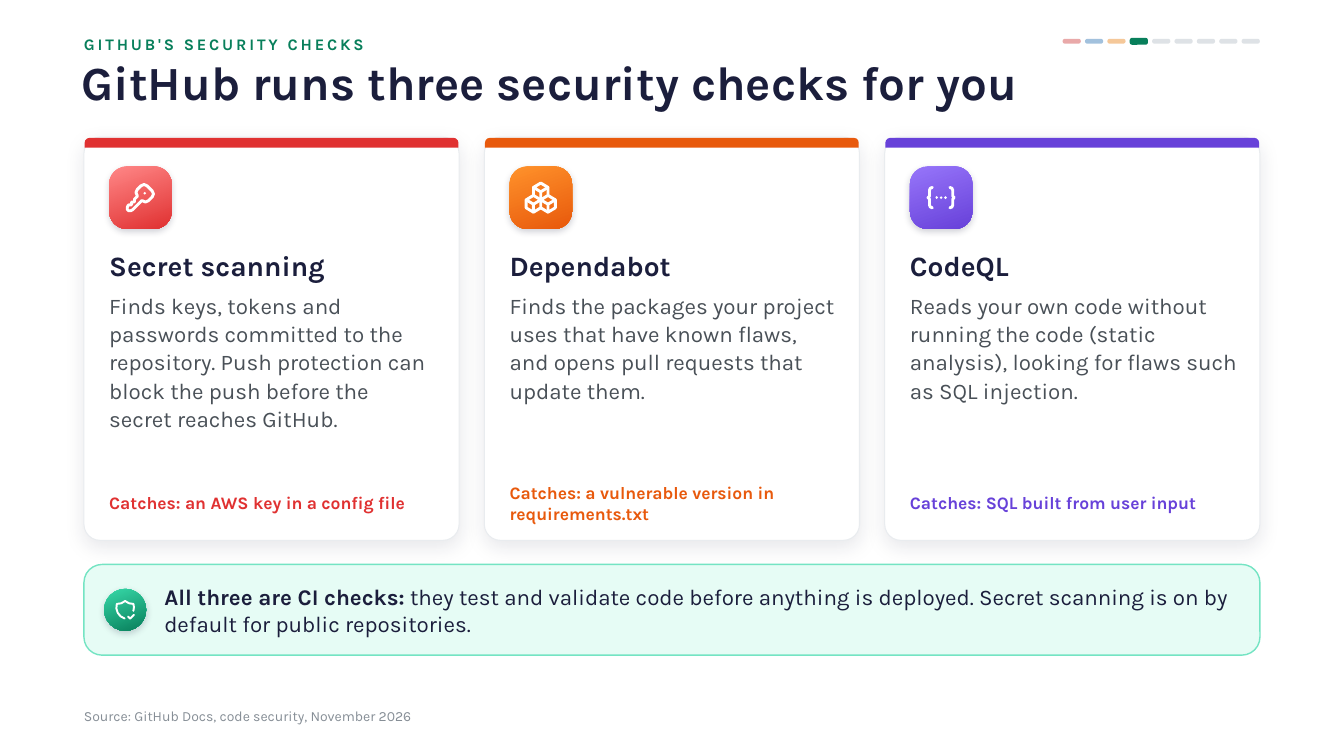
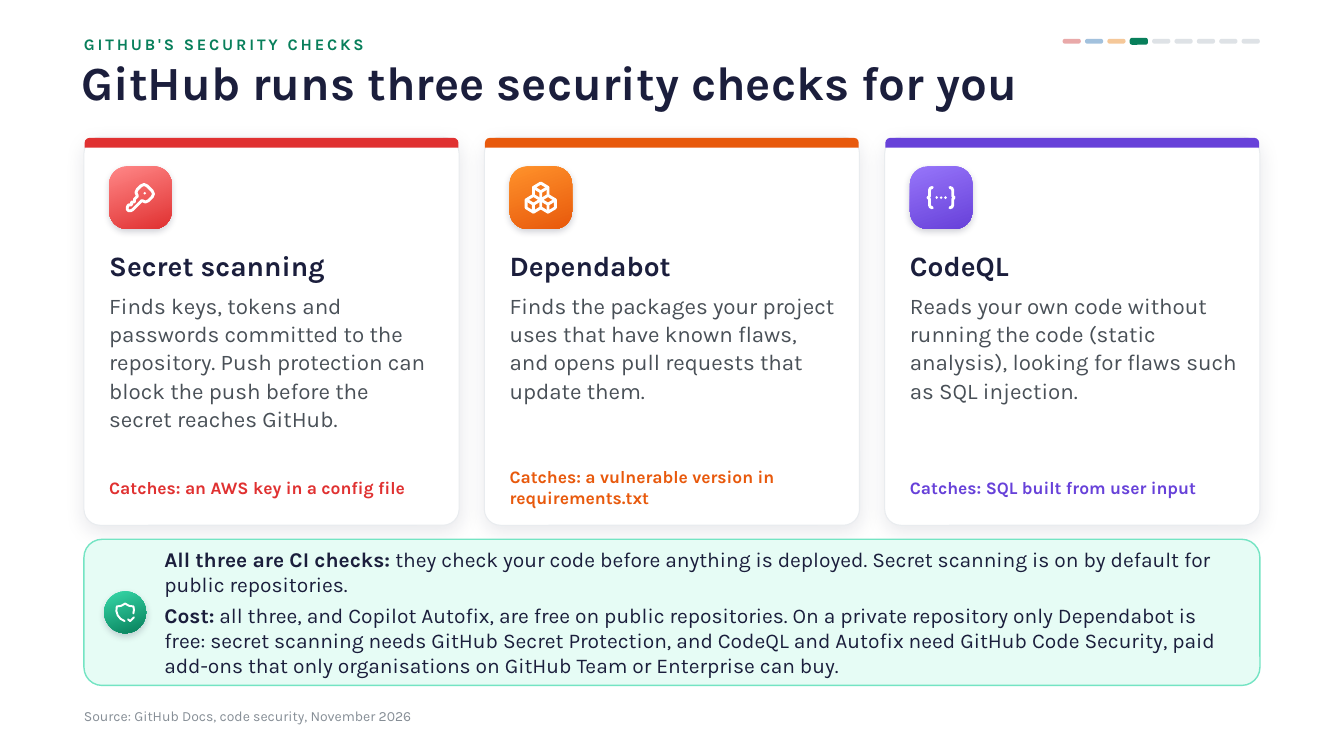
Before and after one commit to EnochOlaoye/ai-assisted-programming-module, a slide deck: slide 12 of lectures-and-labs/week10/cicd-lecture.pptx (slide 11 before the commit). Drawn at 1344x756 pixels with LibreOffice and Linux fonts; fonts in the diff are those of the drawing; background and template pictures are left out. Boxes give left, top, right and bottom in pixels: in the first picture for what was removed or moved away, otherwise in the second. Text is boxed around its words. In the diff, an @@ line names an element or a change of style, - is before the commit and + after.

```diff
--- a/lectures-and-labs/week10/cicd-lecture.pptx
+++ b/lectures-and-labs/week10/cicd-lecture.pptx
@@ rounded rectangle: place and size @@
-rounded rectangle at [84, 137, 459, 540]
+rounded rectangle at [84, 137, 459, 525]
@@ rounded rectangle: place and size @@
-rounded rectangle at [484, 137, 859, 540]
+rounded rectangle at [484, 137, 859, 525]
@@ rounded rectangle: place and size @@
-rounded rectangle at [885, 137, 1260, 540]
+rounded rectangle at [885, 137, 1260, 525]
@@ 3 texts: place and size @@
-3 texts at [109, 486, 1196, 525]
+3 texts at [109, 470, 1196, 509]
@@ rounded rectangle: place and size @@
-rounded rectangle at [84, 565, 1260, 655]
+rounded rectangle at [84, 539, 1260, 686]
@@ rounded rectangle at [84, 539, 1260, 686]: proportions changed @@
@@ text at [164, 552, 1214, 678]: text changed; size 16 to 15 pt @@
-All three are CI checks: they test and validate code before anything is deployed. Secret scanning is on by default for public repositories.
+All three are CI checks: they check your code before anything is deployed. Secret scanning is on by default for public repositories.
+Cost: all three, and Copilot Autofix, are free on public repositories. On a private repository only Dependabot is free: secret scanning needs GitHub Secret Protection, and CodeQL and Autofix need GitHub Code Security, paid add-ons that only organisations on GitHub Team or Enterprise can buy.
@@ freeform shape at [113, 601, 136, 624]: outline redrawn @@
```
Also in this commit, not shown: 8 other slides changed, 7 slides added, 3 slides removed, 6 other files.
